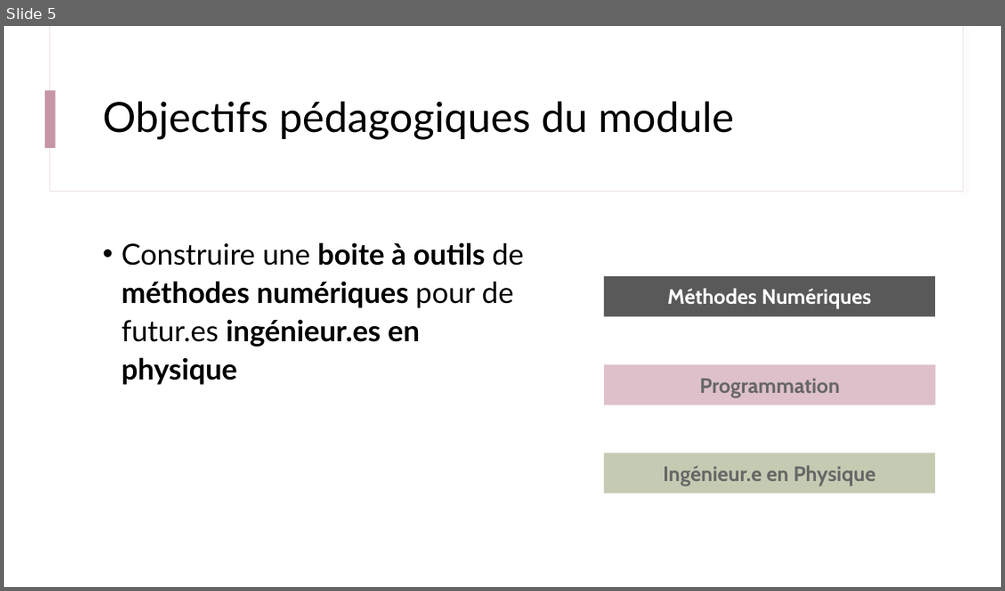
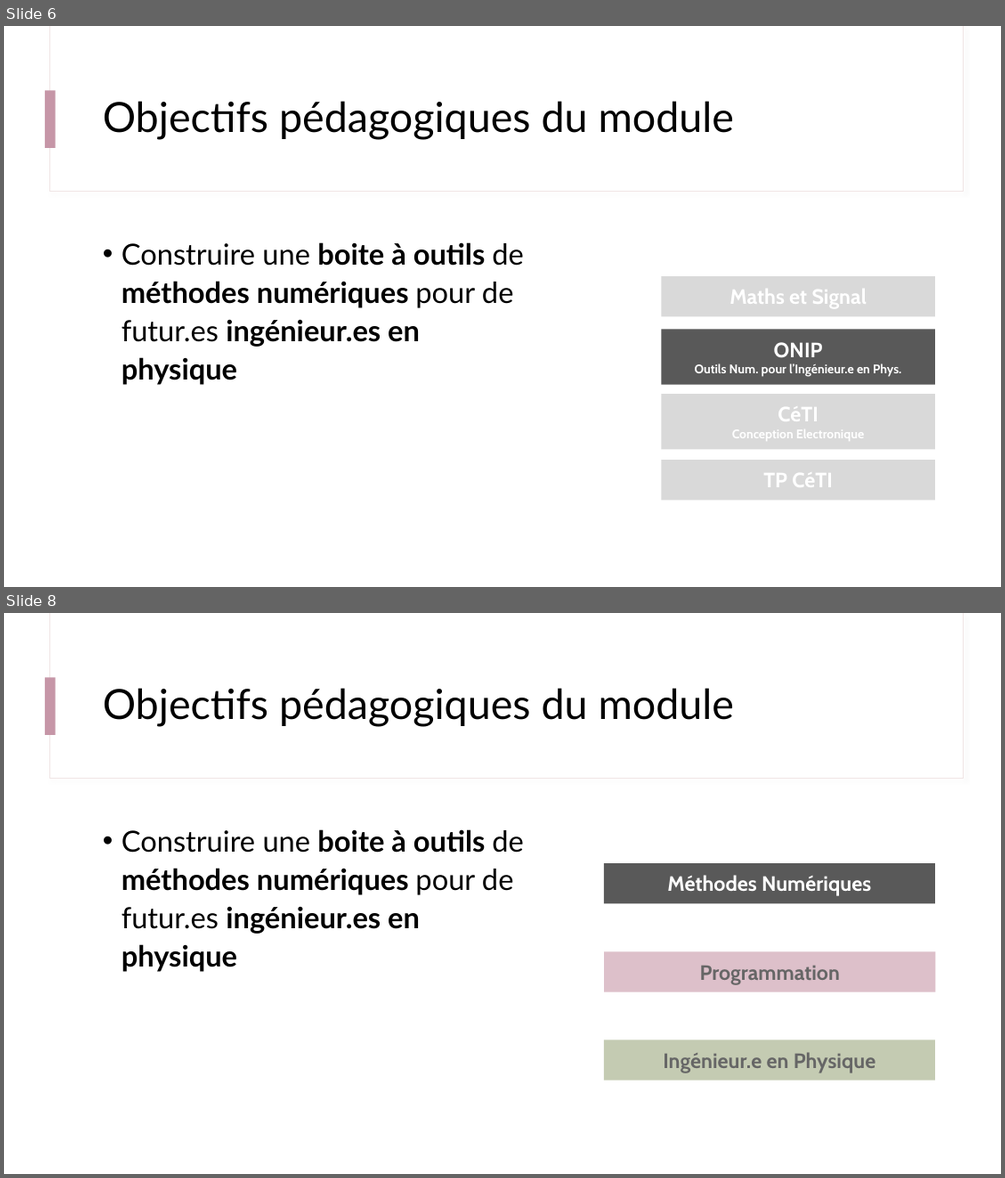
Before and after one commit to IOGS-Digital-Methods/semester-5, a slide deck: ONIP/onip_b0_intro/B0_0_Outils_Methodes.pptx. Shown one above the other, each under a label of ours: slide 5 before the commit, slides 6 and 8 after it; the slides between them are not shown. The pictures are 1005x591 and 1005x1178 pixels, drawn with LibreOffice and Linux fonts; fonts in the diff are those of the drawing. Boxes give left, top, right and bottom in pixels: in the first picture for what was removed or moved away, otherwise in the second. Text is boxed around its words. In the diff, an @@ line names an element or a change of style, - is before the commit and + after.

Commit message:
Update Intro CeTI / ONIP

```diff
--- a/ONIP/onip_b0_intro/B0_0_Outils_Methodes.pptx
+++ b/ONIP/onip_b0_intro/B0_0_Outils_Methodes.pptx
@@ slide 6 added at [4, 26, 1001, 587], background #FFFFFF; not listed: 3 template elements that a slide beside it also shows @@
@@ title added at [103, 101, 734, 140], 40 pt, text #000000 @@
+Objectifs pédagogiques du module
@@ text added at [121, 242, 524, 385], 28 pt, text #000000, bold @@
+• Construire une boite à outils de méthodes numériques pour de futur.es ingénieur.es en physique
@@ rectangle added at [662, 276, 935, 317], fill #D9D9D9, 20 pt, text #FFFFFF, bold @@
+Maths et Signal
@@ rectangle added at [662, 329, 935, 384], fill #595959, 12 pt, text #FFFFFF, bold @@
+ONIP
+Outils Num. pour l’Ingénieur.e en Phys.
@@ rectangle added at [662, 394, 935, 450], fill #D9D9D9, 12 pt, text #FFFFFF, bold @@
+CéTI
+Conception Electronique
@@ rectangle added at [662, 459, 935, 500], fill #D9D9D9, 20 pt, text #FFFFFF, bold @@
+TP CéTI
@@ what was slide 5 is now slide 8 @@
```
Also in this commit, not shown: 2 other slides added, 4 other files.
